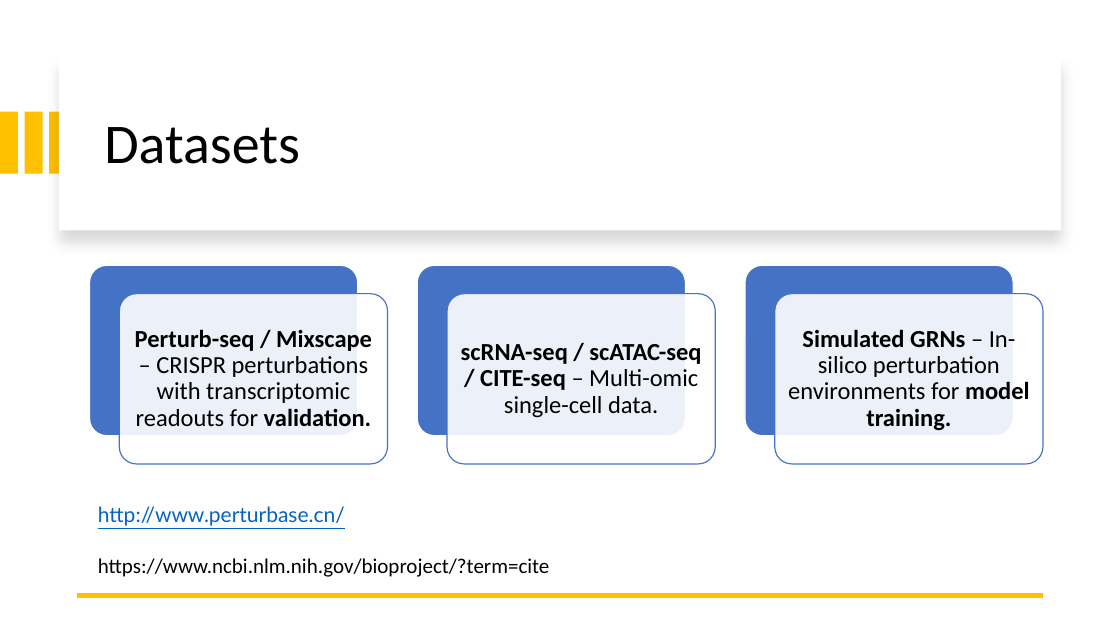
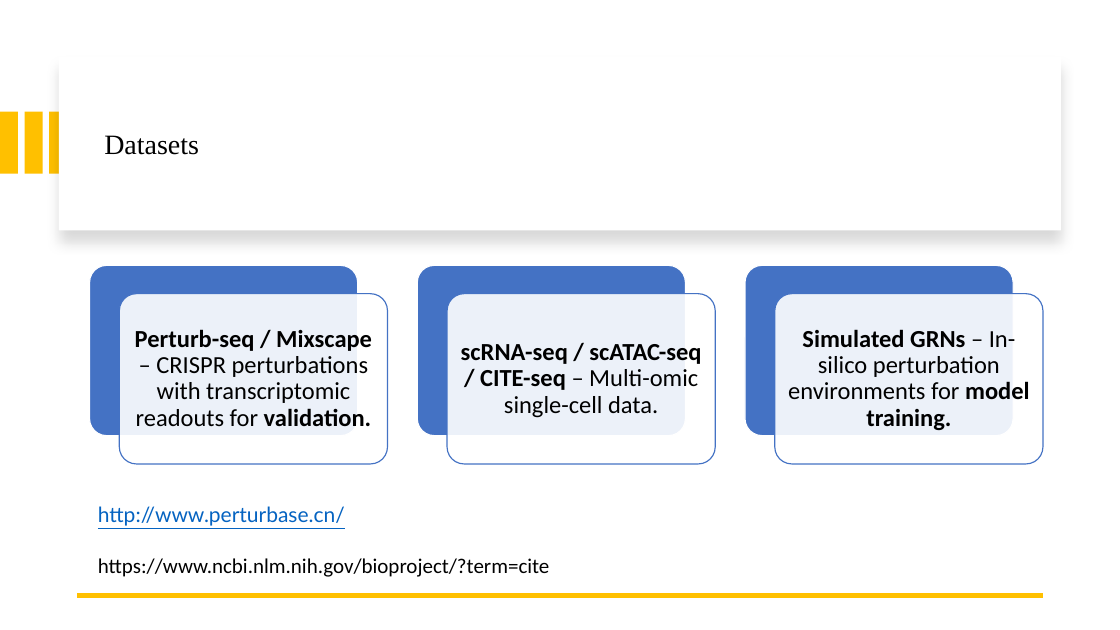
Before and after one commit to boabangf/GNN_RL_gene_trajectory_perturbation, a slide deck: slide 4 of ppt slides for omic codeathon.pptx. Drawn at 1120x630 pixels with LibreOffice and Linux fonts; fonts in the diff are those of the drawing. Boxes give left, top, right and bottom in pixels: in the first picture for what was removed or moved away, otherwise in the second. Text is boxed around its words. In the diff, an @@ line names an element or a change of style, - is before the commit and + after.

```diff
--- a/ppt slides for omic codeathon.pptx
+++ b/ppt slides for omic codeathon.pptx
@@ title "Datasets" at (104, 135, 199, 155): size 48 to 24 pt, font Calibri to Times New Roman @@
```
Also in this commit, not shown: 1 other slide changed, 1 slide added.
